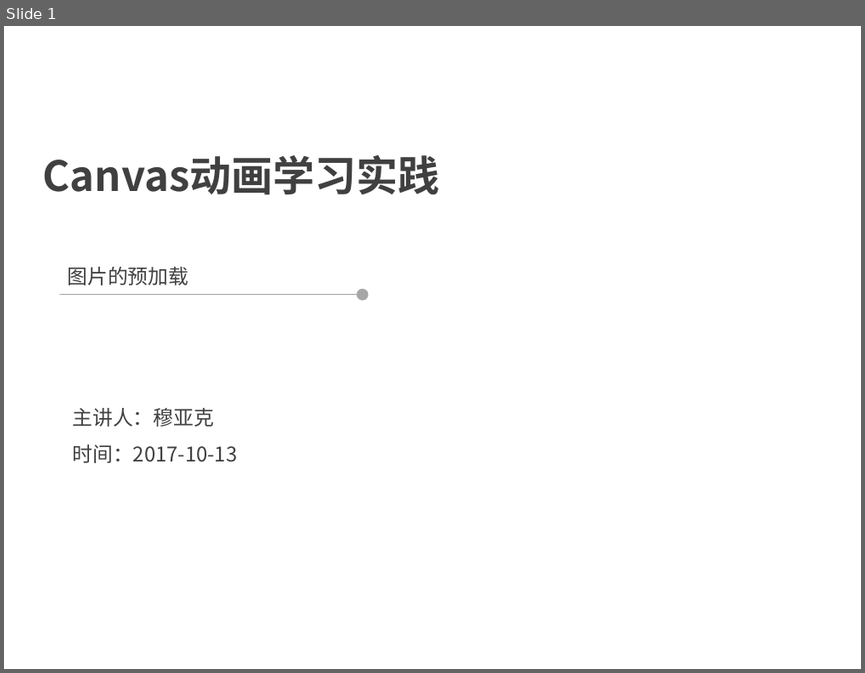
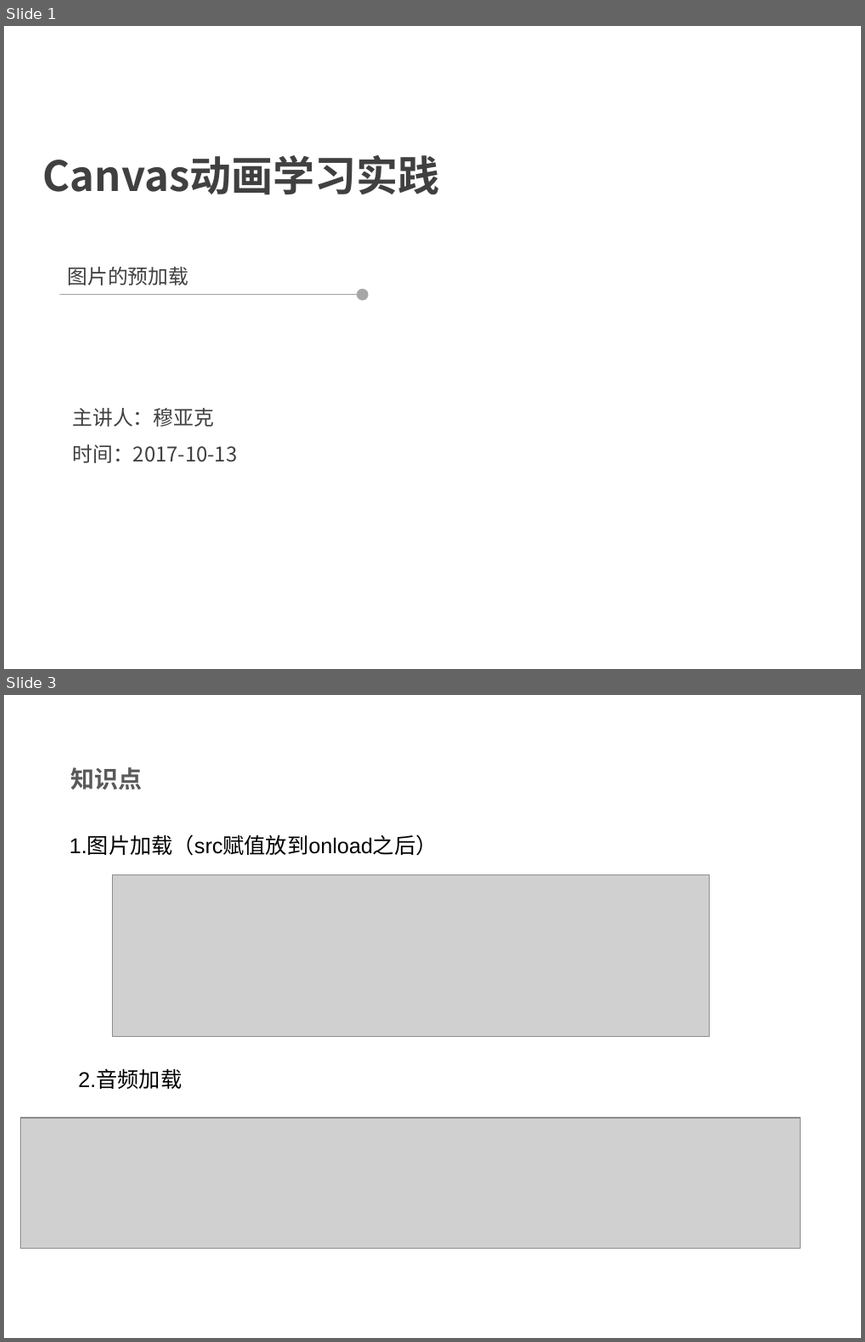
Before and after one commit to muyake/muyake.github.io, a slide deck: js/preload/穆亚克.ppt. Shown one above the other, each under a label of ours: slide 1 before the commit, slides 1 and 3 after it; the slides between them are not shown. The pictures are 865x673 and 865x1342 pixels, drawn with LibreOffice and Linux fonts; fonts in the diff are those of the drawing; grey boxes stand for pictures; background and template pictures are left out. Boxes give left, top, right and bottom in pixels: in the first picture for what was removed or moved away, otherwise in the second. Text is boxed around its words. In the diff, an @@ line names an element or a change of style, - is before the commit and + after.

```diff
--- a/js/preload/穆亚克.ppt
+++ b/js/preload/穆亚克.ppt
@@ slide 3 added at box(4, 695, 861, 1338), background picture (left out) @@
@@ text added at box(70, 767, 142, 789), 20 pt, text #595959, bold @@
+知识点
@@ text added at box(69, 835, 438, 856), 18 pt, text #000000 @@
+1.图片加载（src赋值放到onload之后）
@@ picture added at box(112, 875, 710, 1036) @@
@@ text added at box(78, 1070, 182, 1089), 18 pt, text #000000 @@
+2.音频加载
@@ picture added at box(21, 1117, 800, 1247) @@
```
Also in this commit, not shown: 6 other slides added, 5 slides removed, 2 other files.
